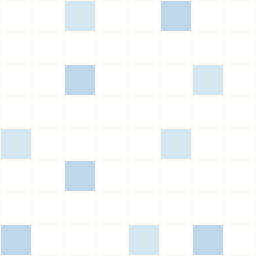
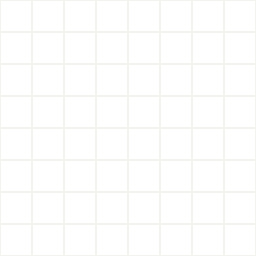
Layer changes from the first (256, 256) image to the second:
added layer "white" (37%) above "blue #2" over box(0, 0, 256, 256)
added layer "grout" (5%) above "blue" over box(0, 0, 256, 256)
removed layer "Layer #1" over box(0, 0, 256, 256)
renamed "Background" to "tile.jpg", showed it, painted on it over box(0, 0, 256, 256)
removed layer "Layer copy" over box(1, 1, 255, 255)
